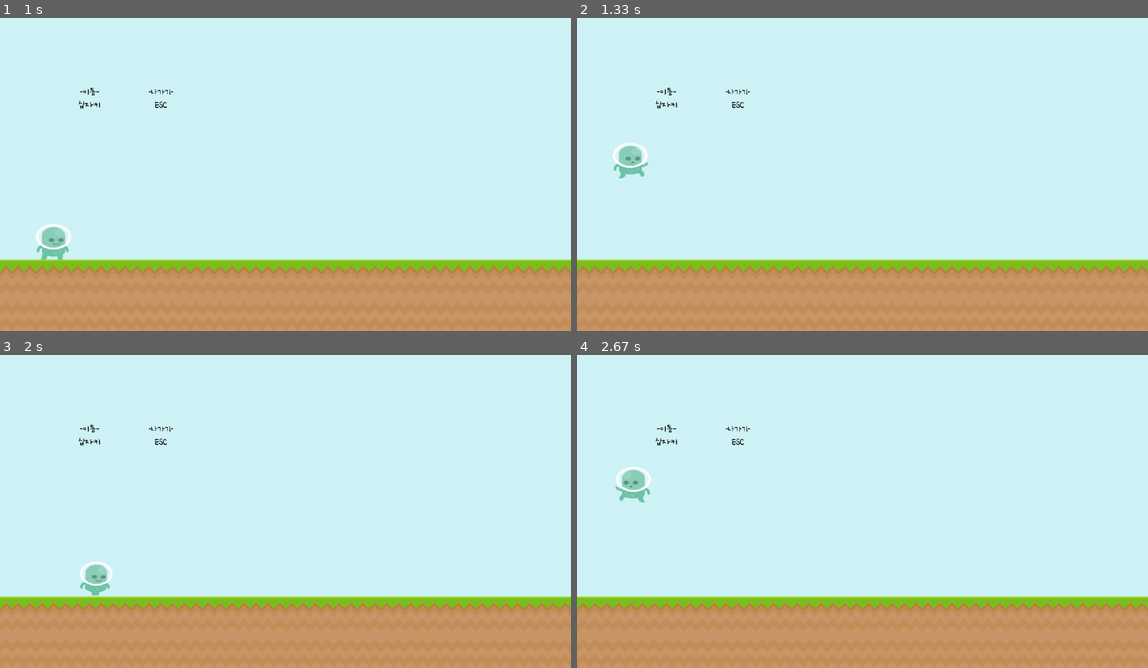
Above: before the commit, frames 1-4 (two rows, left to right).
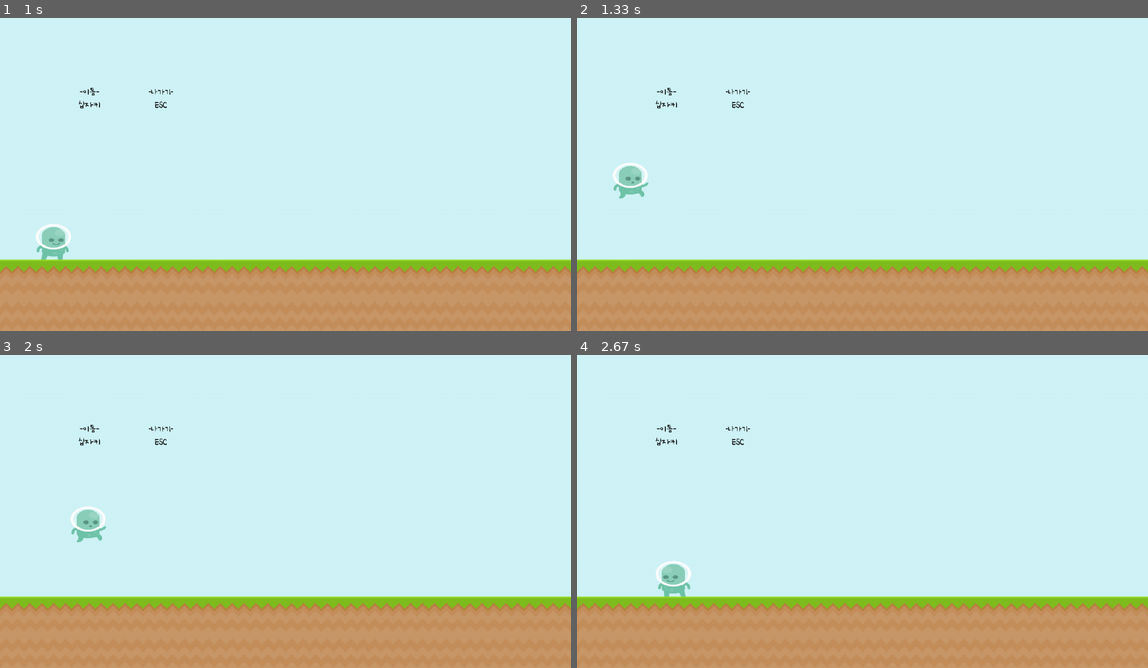
Above: after the commit, the same moments.

Repository: coinmoles/pygame-jam
Game: pygame game, started from main.py
The game is run twice, just before and just after one commit, with the same random seed, the same clock (stepped at 60 frames per second) and the same inputs.
Inputs:
- Up to frame 1 (1 s): hold Down 0.33-0.8 s; tap Enter at 0.83 s
- Up to frame 2 (1.33 s): tap Space at 1.17 s
- Up to frame 3 (2 s): hold Right from 1.5 s (still down); tap Space at 1.57, 1.87 s
- Up to frame 4 (2.67 s): release Right at 2.13 s; hold Left 2.17-2.63 s; tap Space at 2.23, 2.53 s

Frame 1 is identical in both runs. In frame 2, 0.8% of the frame differs, in the area x 6-13%, y 39-58%; in frame 3, 0.9%; in frame 4, 0.9%, in the area x 6-20%, y 35-78%.

Commit message:
Adjusted jump height/speed to UNITSIZE

Diff:
--- a/Entity/JumpPlatform.py
+++ b/Entity/JumpPlatform.py
@@ -1,5 +1,5 @@
 from Entity.Platform import Platform
-from constants import FPS
+from constants import FPS, UNITSIZE
 from pygame.math import Vector2
 import pygame as pg
 from globals import GLOBALS
@@ -11,5 +11,5 @@
 
     def collide_player(self, player, side):
         if side == "top" or side == "left" or side == "right":
-            player.vel.y = -50
+            player.vel.y = - UNITSIZE // 2
             pg.mixer.Sound.play(GLOBALS.sfx_dict["Jump"])
--- a/Entity/Player.py
+++ b/Entity/Player.py
@@ -7,8 +7,8 @@
 
 from globals import GLOBALS
 
-GROUND_ACC = 2
-AIR_ACC = 0.3
+GROUND_ACC = 2 * UNITSIZE / 100
+AIR_ACC = 0.3 * UNITSIZE / 100
 GROUND_FRIC = -0.3
 AIR_FRIC = -0.05
 
@@ -133,7 +133,7 @@
             return
 
         if self.grounded or not self.active:
-            self.vel.y = -30
+            self.vel.y = - UNITSIZE * 3 // 10
             self.grounded = False
             pg.mixer.Sound.play(GLOBALS.sfx_dict["Jump"])
             self.set_animation("jump")
--- a/SceneData/chapter1/stage1_7.py
+++ b/SceneData/chapter1/stage1_7.py
@@ -6,9 +6,9 @@
 ........p..p..p.............k.......................
 ........p..p..p........k....pk......................
 ........p..p.....d.....pk...........................
-........p.....ppppp............J.s.............c....
+........p.....ppppp............J...............c....
 ...........pp.................pppppkkppkkppppppppppp
-.c......pp................p....ppppppppppppppppppppp
+.s......pp................p....ppppppppppppppppppppp
 ppppppk...............p.......kppppppppppppppppppppp
 ppppppk...................k.pppppppppppppppppppppppp
 ppppppk..........c....k.pppppppppppppppppppppppppppp
--- a/SceneData/chapter2/stage2_7.py
+++ b/SceneData/chapter2/stage2_7.py
@@ -2,15 +2,16 @@
 ...........................
 ...........................
 ...........................
+...........................
 .......................d...
-......................qqqq.
+......................qqqqq
 ...........................
 .......s..qqqqqqqqqqqq.....
-qk....gqqq..............qg.
-qk....ggqq..............gq.
-qk....pgqgj.k...........qq.
-qk....gqgqqqq...........gg.
-qk.c...j......J.........gq.
-qqqqqqqqqkkqkkqqqqqqqqqqqqq
+qk....gqqq..............qgq
+qk....ggqq..............gqq
+qk....pgqgj.k...........qqq
+qk....gqgqqqq...........ggq
+qk.c...j......J.........gqq
+qqqqqqqqqqqqqqqqqqqqqqqqqqq
 qqqqqqqqqqqqqqqqqqqqqqqqqqq
 """
--- /dev/null
+++ b/SceneData/chapter2/stage2_8.py
@@ -0,0 +1,16 @@
+stage2_8 = """
+..............q.q..............qqq
+..............q.q..............qqq
+..............q.q..............qqq
+..............q.q..............qqq
+..........d...q.j..............qqq
+..........q.....q..............gqq
+.s....G...q...q.q.q............qqq
+.s....G...q...qkqJq.........c..qqq
+qqqqqqqqqqqqqqqqqqq.....qqqqqqqqqq
+..................qq.....gqqqqqqqq
+.........................gqqqqqqqq
+..................q......qqqqqqqqq
+........s........kqkJkk.kqqqqqqqqq
+qqqqqqqqqqqqqqqqqqqqqqqqqqqqqqqqqq
+"""
--- a/SceneData/chapter_menu/chapter2.py
+++ b/SceneData/chapter_menu/chapter2.py
@@ -1,11 +1,11 @@
 chapter2 = """
-................................
-................................
-................................
-...........................7....
-....................5..6..qqqqqq
-............3..4..qqqqqqqqqqqqqq
-.s....1..2.qqqqqqqqqqqqqqqqqqqqq
-qqqqqqqqqqqqqqqqqqqqqqqqqqqqqqqq
-qqqqqqqqqqqqqqqqqqqqqqqqqqqqqqqq
+.................................
+.................................
+.................................
+...........................7..8..
+....................5..6..qqqqqqq
+............3..4..qqqqqqqqqqqqqqq
+.s....1..2.qqqqqqqqqqqqqqqqqqqqqq
+qqqqqqqqqqqqqqqqqqqqqqqqqqqqqqqqq
+qqqqqqqqqqqqqqqqqqqqqqqqqqqqqqqqq
 """
--- a/SceneData/stages.py
+++ b/SceneData/stages.py
@@ -16,6 +16,7 @@
 from SceneData.chapter2.stage2_5 import stage2_5
 from SceneData.chapter2.stage2_6 import stage2_6
 from SceneData.chapter2.stage2_7 import stage2_7
+from SceneData.chapter2.stage2_8 import stage2_8
 
 
 stages = {
@@ -42,5 +43,6 @@
         "stage5": stage2_5,
         "stage6": stage2_6,
         "stage7": stage2_7,
+        "stage8": stage2_8,
     }
 }
